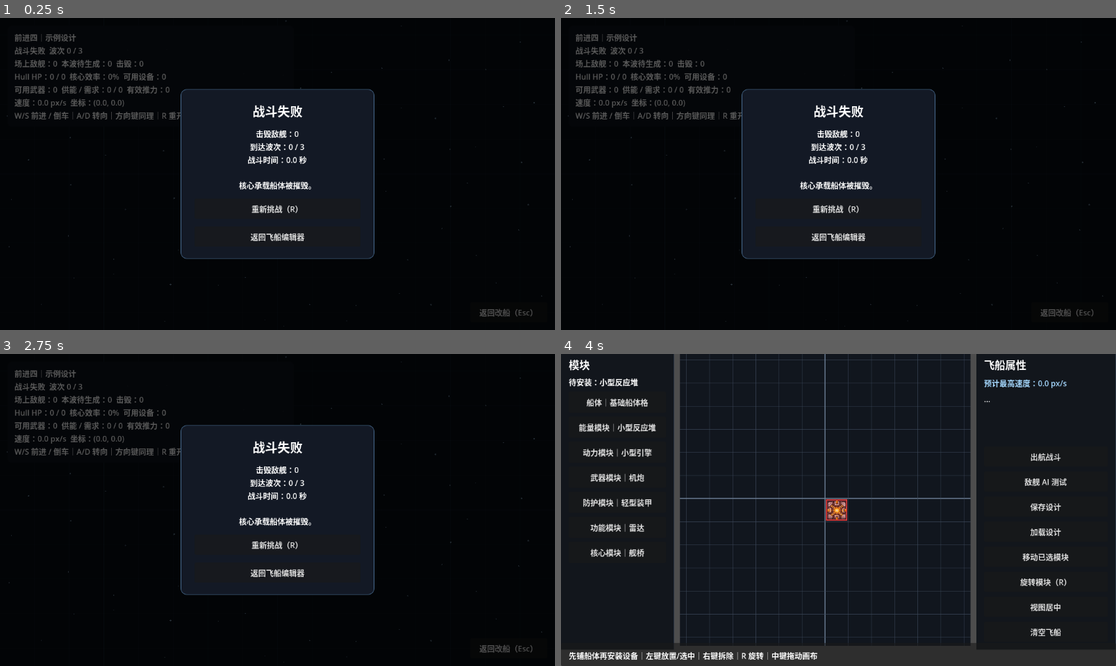
Above: before the commit, frames 1-4 (two rows, left to right).
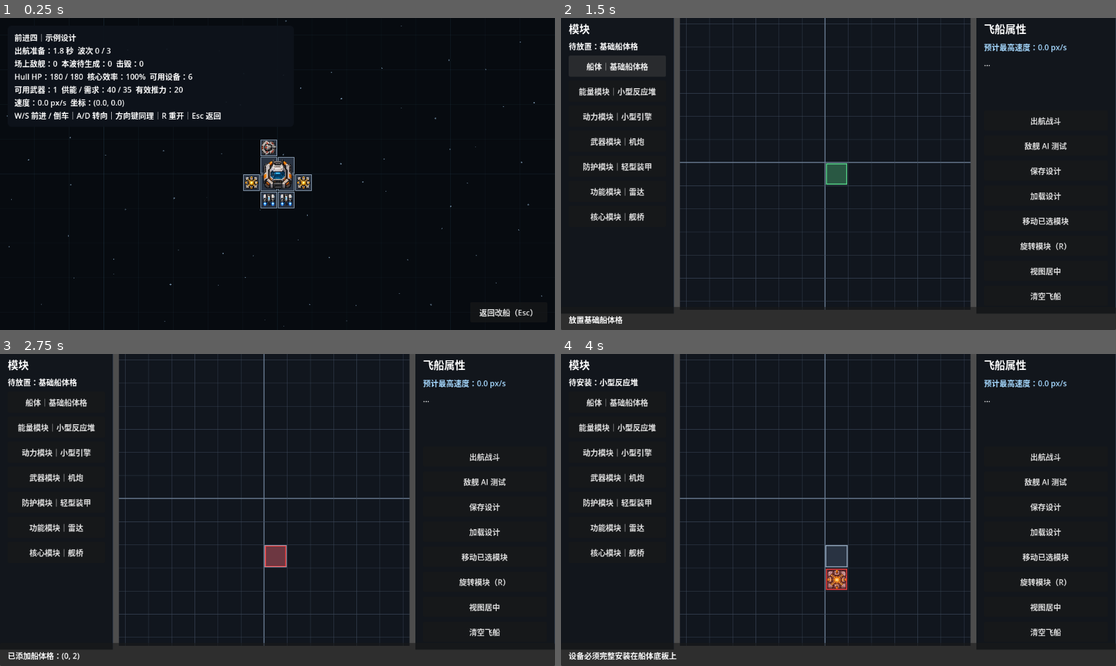
Above: after the commit, the same moments.

Repository: lqc19891229/AdvanceFour
Game: Godot game, scene res://game/combat/battle.tscn
The game is run twice, just before and just after one commit, with the same random seed, the same clock (stepped at 60 frames per second) and the same inputs. This scene is started directly instead of the project's main scene.
Inputs (mouse positions are in pixels of both pictures, inside the frame that each line leads up to):
- Up to frame 1 (0.25 s): no input
- Up to frame 2 (1.5 s): click "返回改船（Esc）" at 0.5 s; click (616, 64) at 1.25 s, where only the run after the commit has a clickable "船体｜基础船体格"
- Up to frame 3 (2.75 s): click (277, 544) at 2 s, where only the run before the commit has a clickable "重新挑战（R）"
- Up to frame 4 (4 s): click (616, 425) at 2.75 s, where only the run after the commit has a clickable "能量模块｜小型反应堆"; click (838, 572) at 3.5 s, where only the run before the commit has a clickable "返回飞船编辑器"

The runs differ from the first frame. In frame 1, 5.4% of the frame differs, in the area x 1-100%, y 0-100%; in frame 2, 18%, in the area x 0-100%, y 0-100%; in frame 3, 17%; in frame 4, 1.5%.
Error before the commit: Parse Error: Cannot infer the type of "mass" variable because the value doesn't have a set type. (res://game/ship/runtime/ship_runtime.gd:241)
Error after the commit: Invalid access to property or key 'mass' on a base object of type 'Resource (EnergyModuleDefinition)'. (res://game/ship/editor/ship_editor.gd:50)

Commit message:
Make movement thrust-only and apply regional defense HP

Diff:
--- a/game/ship/runtime/ship_runtime.gd
+++ b/game/ship/runtime/ship_runtime.gd
@@ -30,9 +30,9 @@
 const PROJECTILE_RUNTIME_SCENE := preload("res://game/ship/projectile/projectile_runtime.tscn")
 
 @export var cell_size := 36.0
-@export var speed_scale := 500.0
-@export var acceleration_scale := 200.0
-@export var deceleration_scale := 300.0
+@export var speed_scale := 2.5
+@export var acceleration_scale := 1.0
+@export var deceleration_scale := 1.5
 @export var turn_speed_degrees := 120.0
 @export var reverse_thrust_ratio := 0.5
 @export var weapon_target_group: StringName = &"enemy_targets"
@@ -236,10 +236,8 @@
 	return total
 
 func get_effective_acceleration_score() -> float:
-	if ship_data == null:
-		return 0.0
-	var mass := ship_data.get_mass()
-	return 0.0 if mass <= 0.0 else get_effective_thrust() / mass
+	# Movement is intentionally thrust-only; Hull size and Equipment do not add movement mass.
+	return get_effective_thrust()
 
 func is_removed_from_battle() -> bool:
 	return removed_from_battle
@@ -257,7 +255,7 @@
 	return get_effective_acceleration_score() * deceleration_scale
 
 func estimate_design_top_speed(design: ShipData) -> float:
-	return design.get_acceleration_score() * speed_scale
+	return 0.0 if design == null else design.get_thrust() * speed_scale
 
 func get_heading_degrees() -> float:
 	return wrapf(rad_to_deg(rotation), 0.0, 360.0)
@@ -280,14 +278,24 @@
 
 	var protection := get_effective_protection()
 	var damage_after_protection := incoming * (1.0 - protection / 100.0)
-	var hp_before := hull_cell.current_hp
-	var leftover := hull_cell.apply_damage(damage_after_protection)
-	var actual_damage := maxf(hp_before - hull_cell.current_hp, 0.0)
+	var effective_max_hp := ship_data.get_hull_cell_effective_max_hp(hull_cell)
+	var effective_hp_before := ship_data.get_hull_cell_effective_hp(hull_cell)
+	var base_max_hp := maxf(hull_cell.max_hp, 0.0)
+
+	var leftover := damage_after_protection
+	if effective_max_hp > 0.0 and base_max_hp > 0.0:
+		var hp_scale := effective_max_hp / base_max_hp
+		var base_damage := damage_after_protection / hp_scale
+		var base_leftover := hull_cell.apply_damage(base_damage)
+		leftover = base_leftover * hp_scale
+
+	var effective_hp_after := ship_data.get_hull_cell_effective_hp(hull_cell)
+	var actual_damage := maxf(effective_hp_before - effective_hp_after, 0.0)
 
 	var runtime := get_hull_runtime(hull_cell)
 	if runtime != null:
 		runtime.notify_damage(actual_damage)
-	hull_cell_damaged.emit(hull_cell, actual_damage, hull_cell.current_hp)
+	hull_cell_damaged.emit(hull_cell, actual_damage, effective_hp_after)
 
 	_refresh_equipment_state()
 	queue_redraw()
